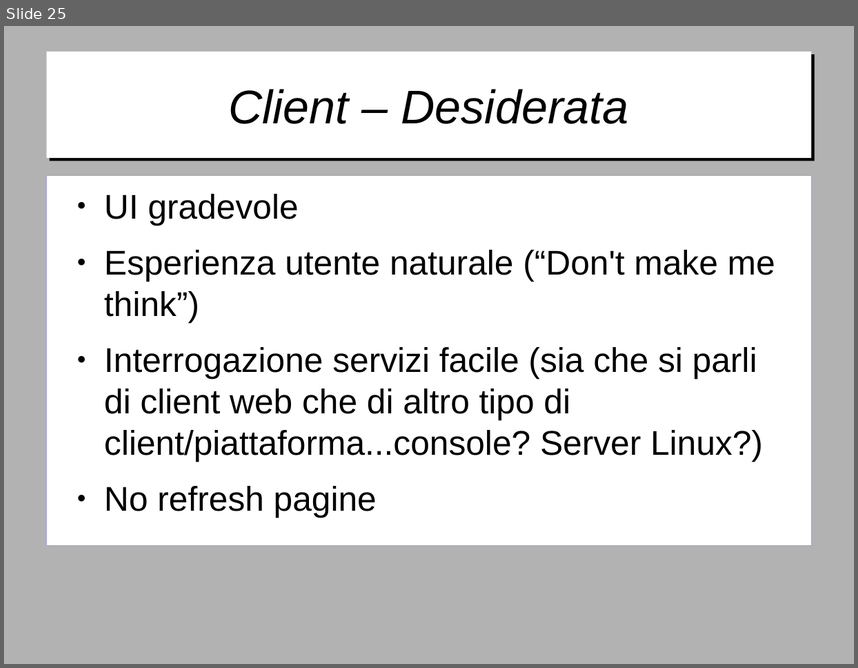
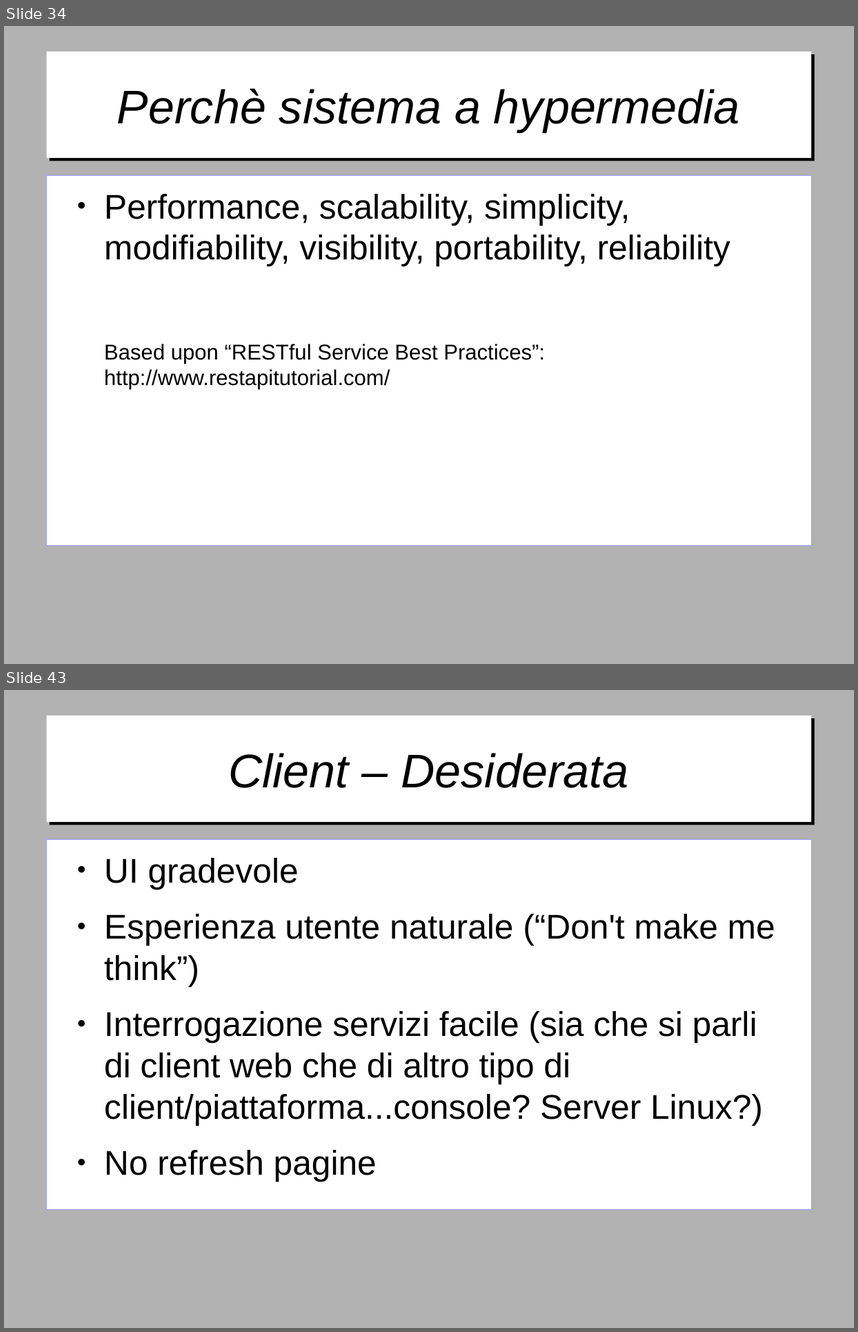
Before and after one commit to gitfer/ARXCourse, a slide deck: ARXCourse.odp. Shown one above the other, each under a label of ours: slide 25 before the commit, slides 34 and 43 after it; the slides between them are not shown. The pictures are 858x668 and 858x1332 pixels, drawn with LibreOffice and Linux fonts; fonts in the diff are those of the drawing; background and template pictures are left out. Boxes give left, top, right and bottom in pixels: in the first picture for what was removed or moved away, otherwise in the second. Text is boxed around its words. In the diff, an @@ line names an element or a change of style, - is before the commit and + after.

```diff
--- a/ARXCourse.odp
+++ b/ARXCourse.odp
@@ slide 34 added at [4, 26, 854, 664], background #B2B2B2 @@
@@ title added at [46, 52, 812, 158], fill #FFFFFF, 44 pt, text #000000, italic @@
+Perchè sistema a hypermedia
@@ text added at [46, 175, 812, 545], fill #FFFFFF, outline #9999FF 0 pt, 32 pt, text #000000 @@
+● Performance, scalability, simplicity, modifiability, visibility, portability, reliability
+Based upon “RESTful Service Best Practices”: http://www.restapitutorial.com/
@@ what was slide 25 is now slide 43 @@
```
Also in this commit, not shown: 3 slides changed, 18 other slides added, 1 slide removed.
